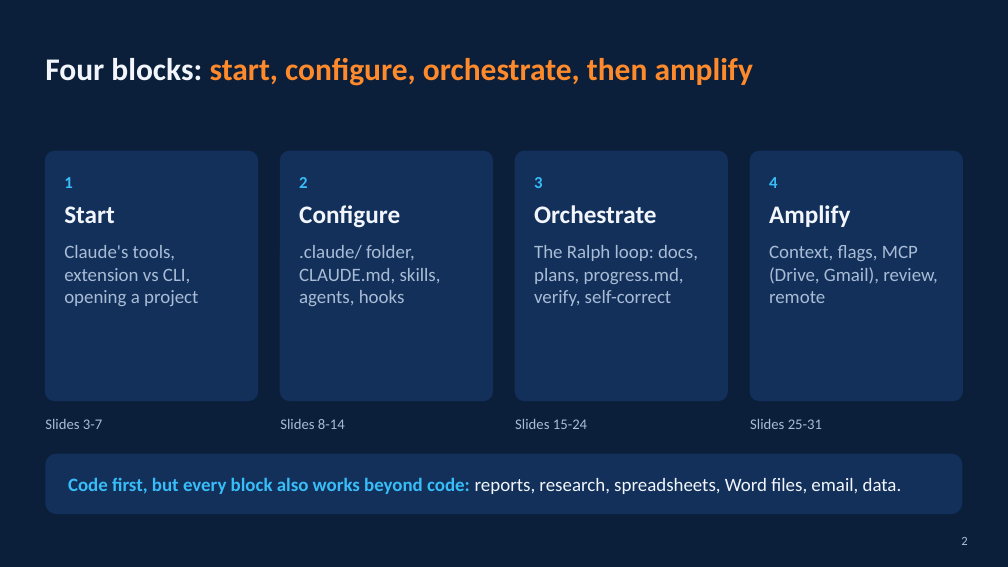
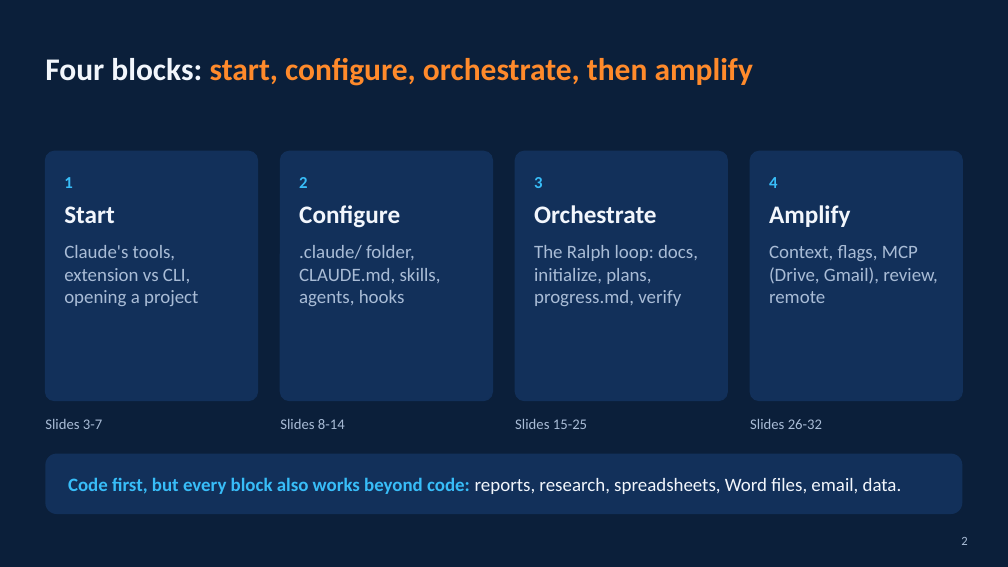
Before and after one commit to HinePo/ai-agent-learning-path, a slide deck: slide 2 of resources/claude_code_vscode_tricks.pptx. Drawn at 1008x567 pixels with LibreOffice and Linux fonts; fonts in the diff are those of the drawing. Boxes give left, top, right and bottom in pixels: in the first picture for what was removed or moved away, otherwise in the second. Text is boxed around its words. In the diff, an @@ line names an element or a change of style, - is before the commit and + after.

```diff
--- a/resources/claude_code_vscode_tricks.pptx
+++ b/resources/claude_code_vscode_tricks.pptx
@@ text at <box>534,245,698,306</box>: text changed @@
-The Ralph loop: docs, plans, progress.md, verify, self-correct
+The Ralph loop: docs, initialize, plans, progress.md, verify
@@ text at <box>515,419,587,429</box>: text changed @@
-Slides 15-24
+Slides 15-25
@@ text at <box>750,419,822,429</box>: text changed @@
-Slides 25-31
+Slides 26-32
```
Also in this commit, not shown: 5 other slides changed, 1 slide added, 1 other file.
